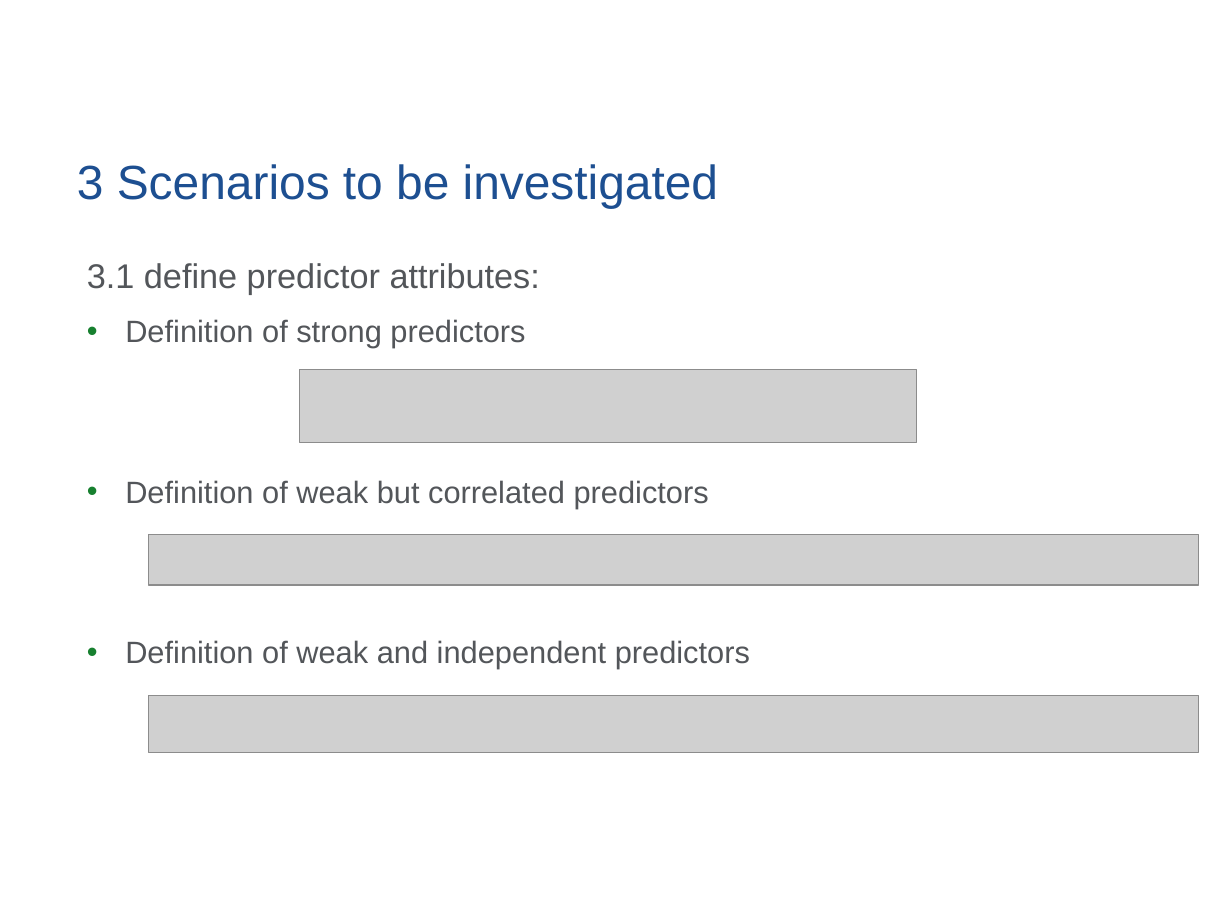
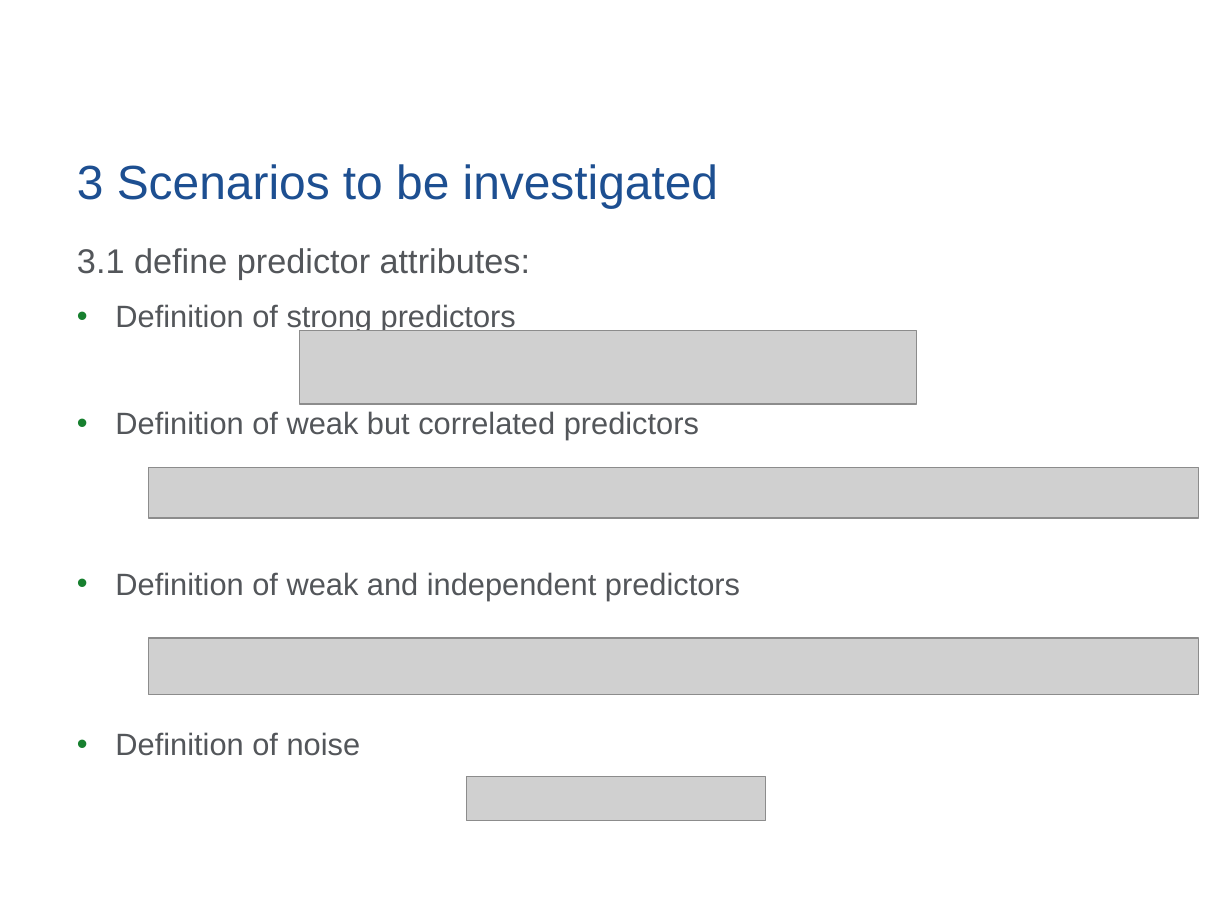
Before and after one commit to yuqimiao/p8160_project1_group7, a slide deck: slide 5 of slide_template/RS11023_Mailman_Standard_Template_12_2018.pptx (slide 6 before the commit). Drawn at 1232x924 pixels with LibreOffice and Linux fonts; fonts in the diff are those of the drawing; grey boxes stand for pictures; background and template pictures are left out. Boxes give left, top, right and bottom in pixels: in the first picture for what was removed or moved away, otherwise in the second. Text is boxed around its words. In the diff, an @@ line names an element or a change of style, - is before the commit and + after.

```diff
--- a/slide_template/RS11023_Mailman_Standard_Template_12_2018.pptx
+++ b/slide_template/RS11023_Mailman_Standard_Template_12_2018.pptx
@@ text "3.1 define predictor attributes:": place and size @@
-text "3.1 define predictor attributes:" at (87,263,750,669)
+text "3.1 define predictor attributes:" at (77,248,740,756)
@@ picture: place and size @@
-picture at (299,370,917,442)
+picture at (299,330,917,403)
@@ picture: place and size @@
-picture at (149,535,1199,585)
+picture at (149,467,1199,517)
@@ picture: place and size @@
-picture at (149,696,1199,753)
+picture at (148,638,1198,695)
@@ text at (115,732,361,756): paragraph added @@
+• Definition of noise
@@ picture added at (466,776,765,821) @@
```
Also in this commit, not shown: 1 other slide changed, 1 slide added, 1 slide removed, 2 other files.
